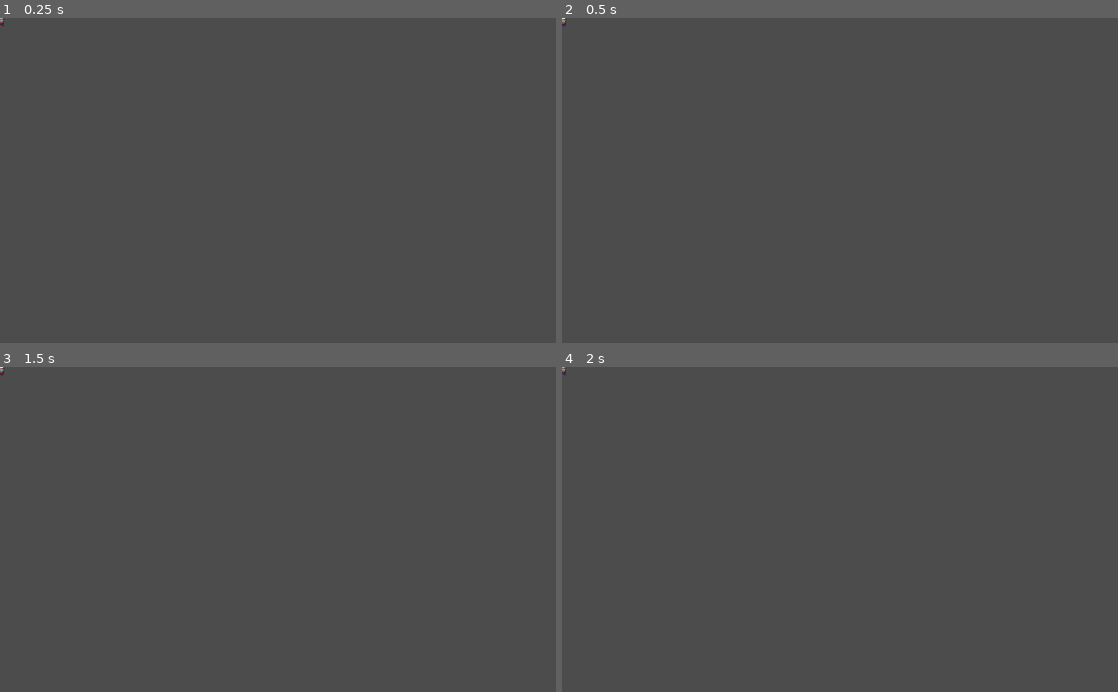
Above: before the commit, frames 1-4 (two rows, left to right).
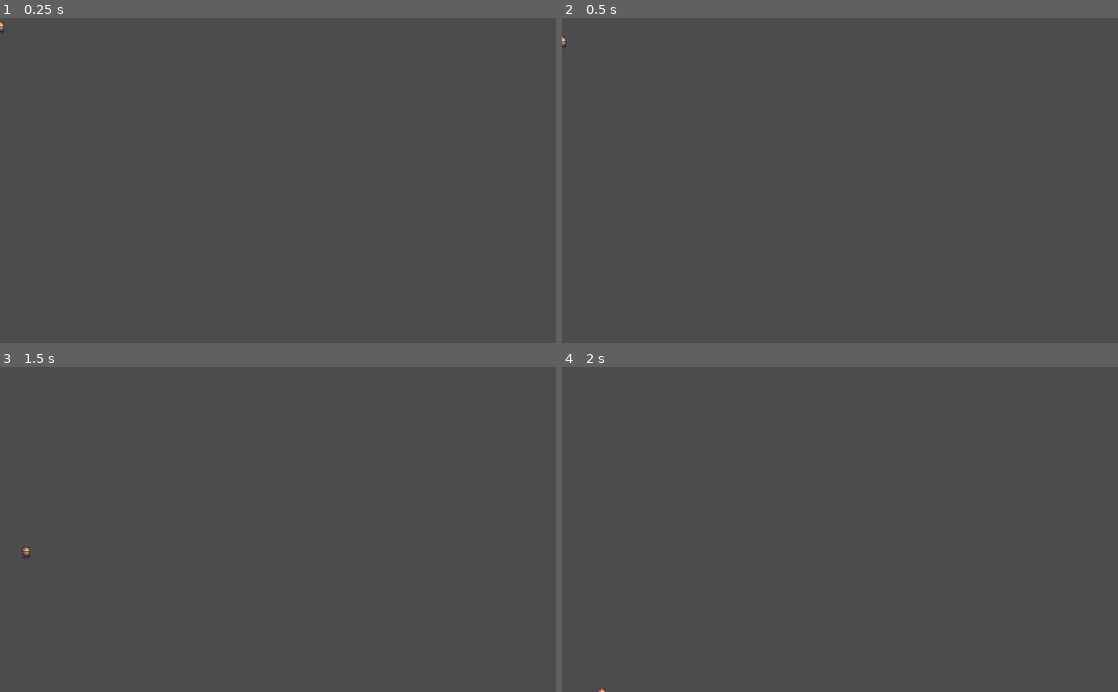
Above: after the commit, the same moments.

Repository: danielxf007/PlatformerProject
Game: Godot game, scene res://player/player_scene/Player.tscn
Two runs of this game, one before a commit and one after it. Both use one fixed random seed, a clock stepped at 60 frames per second and the inputs below. Before the commit the project has no main scene; this scene is started directly in both runs.
Inputs:
- Up to frame 1 (0.25 s): no input
- Up to frame 2 (0.5 s): no input
- Up to frame 3 (1.5 s): tap Enter at 0.5 s; hold Up (jump, bound only after the commit) 0.53-1.28 s; hold Right (right, bound only after the commit) from 0.53 s (still down); tap Space at 1.25 s; tap Up (jump, bound only after the commit) at 1.35 s
- Up to frame 4 (2 s): keep holding Right (right, bound only after the commit); tap Up (jump, bound only after the commit) at 1.52, 1.82 s

The runs differ from the first frame. In frame 1, less than 0.1% of the frame differs, in the area x 0-1%, y 0-5%; in frame 2, less than 0.1%; in frame 3, less than 0.1%, in the area x 0-6%, y 0-59%; in frame 4, less than 0.1%.
Error before the commit: Parse Error: The identifier "FLOOR_NORMAL" isn't declared in the current scope. (res://player/body_movement/states/motion/on_ground/move.gd:30)

Commit message:
final change

Diff:
--- /dev/null
+++ b/Main.tscn
@@ -0,0 +1,12 @@
+[gd_scene load_steps=3 format=2]
+
+[ext_resource path="res://world/first_level/first_level_scene/FirstLevel.tscn" type="PackedScene" id=1]
+[ext_resource path="res://player/player_scene/Player.tscn" type="PackedScene" id=2]
+
+[node name="Main" type="Node"]
+
+[node name="FirstLevel" parent="." index="0" instance=ExtResource( 1 )]
+
+[node name="Player" parent="." index="1" instance=ExtResource( 2 )]
+
+position = Vector2( 105.533, 255.303 )
--- a/player/body_movement/states/motion/on_ground/idle.gd
+++ b/player/body_movement/states/motion/on_ground/idle.gd
@@ -5,7 +5,7 @@
 	handle_animation("idle")
 
 func exit():
-	velocity = null
+	velocity = Vector2(0, 1)
 
 func handle_input(event):
 	return .handle_input(event)
@@ -14,8 +14,8 @@
 	var input_direction = get_input_direction()
 	if input_direction:
 		emit_signal("finished", "move")
-	velocity.y = direction.y * GRAVITY
-	owner.move_and_slide(velocity, FLOOR_NORMAl)
+	velocity.y = GRAVITY
+	owner.move_and_slide(velocity, FLOOR_NORMAL)
 	if not owner.is_on_floor():
 		emit_signal("finished", "fall")
 
--- a/player/body_movement/states/motion/on_ground/on_ground.gd
+++ b/player/body_movement/states/motion/on_ground/on_ground.gd
@@ -1,10 +1,10 @@
 extends "res://player/body_movement/states/motion/motion.gd"
 
 const GRAVITY = 300.0
-const FLOOR_NORMAl = Vector2(0, -1)
+const FLOOR_NORMAL = Vector2(0, -1)
 var direction = null setget set_direction, get_direction
 var speed = 0.0
-var velocity
+var velocity = Vector2(0, 1)
 
 func handle_input(event):
 	if event.is_action_pressed("jump"):
--- a/player/player_scene/Player.tscn
+++ b/player/player_scene/Player.tscn
@@ -173,3 +173,7 @@
 [node name="Stagger" type="Node" parent="StateMachine" index="4"]
 
 script = ExtResource( 8 )
+
+[node name="Health" type="Node" parent="." index="4"]
+
+[node name="Purse" type="Node" parent="." index="5"]
--- a/player/player_scripts/player_control.gd
+++ b/player/player_scripts/player_control.gd
@@ -27,7 +27,6 @@
 func set_look_direction(value):
 	look_direction = value
 	$Body.flip_h = value.x < 0
-	$Weapons/Weapon.flip_h = value.x < 0
 	emit_signal("direction_changed", value)
 
 func get_look_direction():
--- a/project.godot
+++ b/project.godot
@@ -11,7 +11,17 @@
 [application]
 
 config/name="platformer_demo"
+run/main_scene="res://Main.tscn"
 config/icon="res://icon.png"
+
+[input]
+
+right=[ Object(InputEventKey,"resource_local_to_scene":false,"resource_name":"","device":0,"alt":false,"shift":false,"control":false,"meta":false,"command":false,"pressed":false,"scancode":16777233,"unicode":0,"echo":false,"script":null)
+ ]
+left=[ Object(InputEventKey,"resource_local_to_scene":false,"resource_name":"","device":0,"alt":false,"shift":false,"control":false,"meta":false,"command":false,"pressed":false,"scancode":16777231,"unicode":0,"echo":false,"script":null)
+ ]
+jump=[ Object(InputEventKey,"resource_local_to_scene":false,"resource_name":"","device":0,"alt":false,"shift":false,"control":false,"meta":false,"command":false,"pressed":false,"scancode":16777232,"unicode":0,"echo":false,"script":null)
+ ]
 
 [layer_names]
 
--- a/world/WorldName.tscn
+++ b/world/WorldName.tscn
@@ -1,6 +1,6 @@
 [gd_scene format=2]
 
-[node name="WorldName" type="Node2D" index="0"]
+[node name="WorldName" type="Node2D"]
 
 [node name="Environment" type="Node" parent="." index="0"]
 
--- a/world/first_level/first_level_scene/FirstLevel.tscn
+++ b/world/first_level/first_level_scene/FirstLevel.tscn
@@ -3,11 +3,7 @@
 [ext_resource path="res://world/WorldName.tscn" type="PackedScene" id=1]
 [ext_resource path="res://world/first_level/tiles/first_level_tiles.tres" type="TileSet" id=2]
 
-[node name="FirstLevel" index="0" instance=ExtResource( 1 )]
-
-[node name="Environment" parent="." index="0"]
-
-editor/display_folded = true
+[node name="FirstLevel" instance=ExtResource( 1 )]
 
 [node name="TileMap" type="TileMap" parent="Environment" index="0"]
 
@@ -27,7 +23,7 @@
 collision_mask = 1
 occluder_light_mask = 1
 format = 1
-tile_data = PoolIntArray(  )
+tile_data = PoolIntArray( 1114114, 1, 0, 1114115, 3, 0, 1114116, 3, 0, 1114117, 3, 0, 1114118, 3, 0, 1114119, 3, 0, 1114120, 3, 0, 1114121, 5, 0, 1310726, 3, 0, 1310727, 3, 0, 1310728, 3, 0, 1310729, 3, 0, 1310730, 3, 0, 1310731, 3, 0, 1310732, 3, 0, 1310733, 3, 0, 1310734, 3, 0, 1310735, 3, 0, 1310736, 3, 0, 1310737, 3, 0, 1310738, 3, 0 )
 _sections_unfolded = [ "Cell" ]
 __meta__ = {
 "_edit_lock_": true
--- a/world/first_level/tile_scene/FirstLevelTiles.tscn
+++ b/world/first_level/tile_scene/FirstLevelTiles.tscn
@@ -52,7 +52,9 @@
 custom_solver_bias = 0.0
 extents = Vector2( 8.06853, 8.04187 )
 
-[node name="FirstLevelTiles" type="Node" index="0"]
+[node name="FirstLevelTiles" type="Node"]
+
+editor/display_folded = true
 
 [node name="FloorOne" type="Sprite" parent="." index="0"]
 
--- /dev/null
+++ b/world/scene_changer/scene_changer.gd
@@ -0,0 +1,54 @@
+extends Node
+
+var loader
+var wait_frames
+var time_max = 100 # msec
+var current_scene
+
+func _ready():
+	var root = get_tree().get_root()
+	current_scene = root.get_child(root.get_child_count() -1)
+
+func goto_scene(path): # game requests to switch to this scene
+	loader = ResourceLoader.load_interactive(path)
+	if loader == null: # check for errors
+		show_error()
+		return
+	set_process(true)
+	current_scene.queue_free() # get rid of old scene
+	var animation_player = $AnimationPlayer
+	# starts loading animation
+	animation_player.play("loading")
+
+	wait_frames = 1
+
+func _process(time):
+	if loader == null:
+		# no need to process anymore
+		set_process(false)
+		return
+	if wait_frames > 0: # wait for  frames to let the loading animation show up
+		wait_frames -= 1
+		return
+	var t = OS.get_ticks_msec()
+	while OS.get_ticks_msec() < t + time_max: # use "time_max" to control how much time we block this thread
+		# poll your loader
+		var err = loader.poll()
+		if err == ERR_FILE_EOF: #finished loading
+			var resource = loader.get_resource()
+			loader = null
+			set_new_scene(resource)
+			break
+		elif err == OK:
+			update_progress()
+		else: # error during loading
+			show_error()
+			loader = null
+			break
+
+func update_progress():
+	print("loading")
+
+func set_new_scene(scene_resource):
+	current_scene = scene_resource.instance()
+	get_node("/root").add_child(current_scene)
